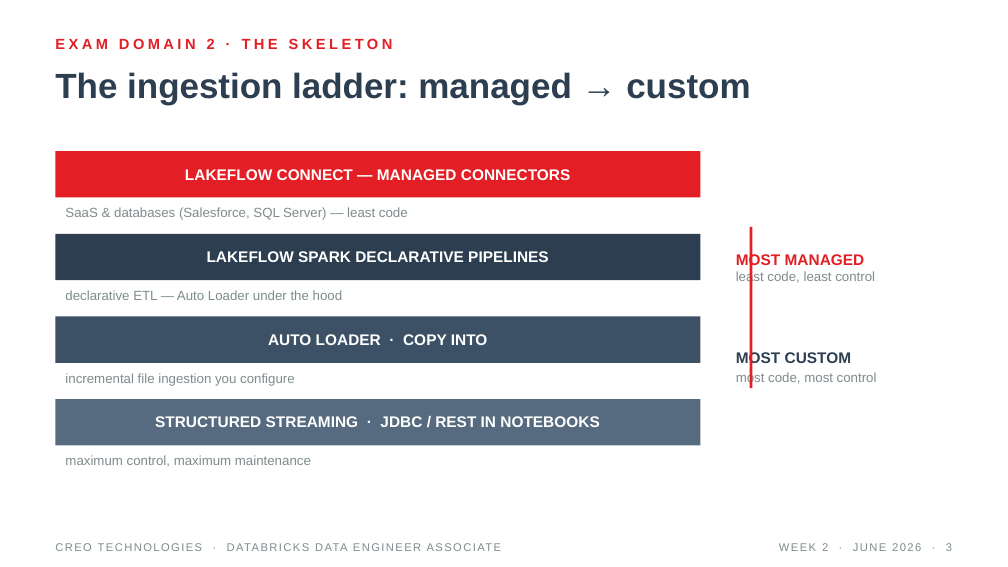
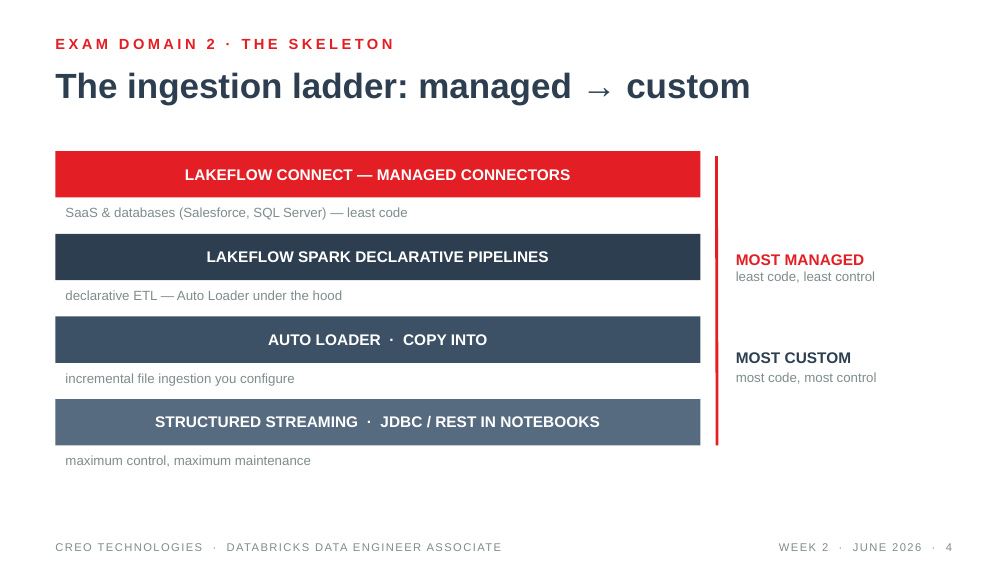
Before and after one commit to tatwan/Databricks_DE_Associate, a slide deck: slide 4 of slides/Week2_Ingestion_Transformations.pptx (slide 3 before the commit). Drawn at 1008x567 pixels with LibreOffice and Linux fonts; fonts in the diff are those of the drawing. Boxes give left, top, right and bottom in pixels: in the first picture for what was removed or moved away, otherwise in the second. Text is boxed around its words. In the diff, an @@ line names an element or a change of style, - is before the commit and + after.

Commit message:
updates to Week 2 slides and notebook

```diff
--- a/slides/Week2_Ingestion_Transformations.pptx
+++ b/slides/Week2_Ingestion_Transformations.pptx
@@ line moved from (751, 227) - (751, 388) to (717, 156) - (717, 446) @@
@@ text at (779, 543, 952, 551): text changed @@
-WEEK 2 · JUNE 2026 · 3
+WEEK 2 · JUNE 2026 · 4
```
Also in this commit, not shown: 13 other slides changed, 7 slides added, 1 other file.
